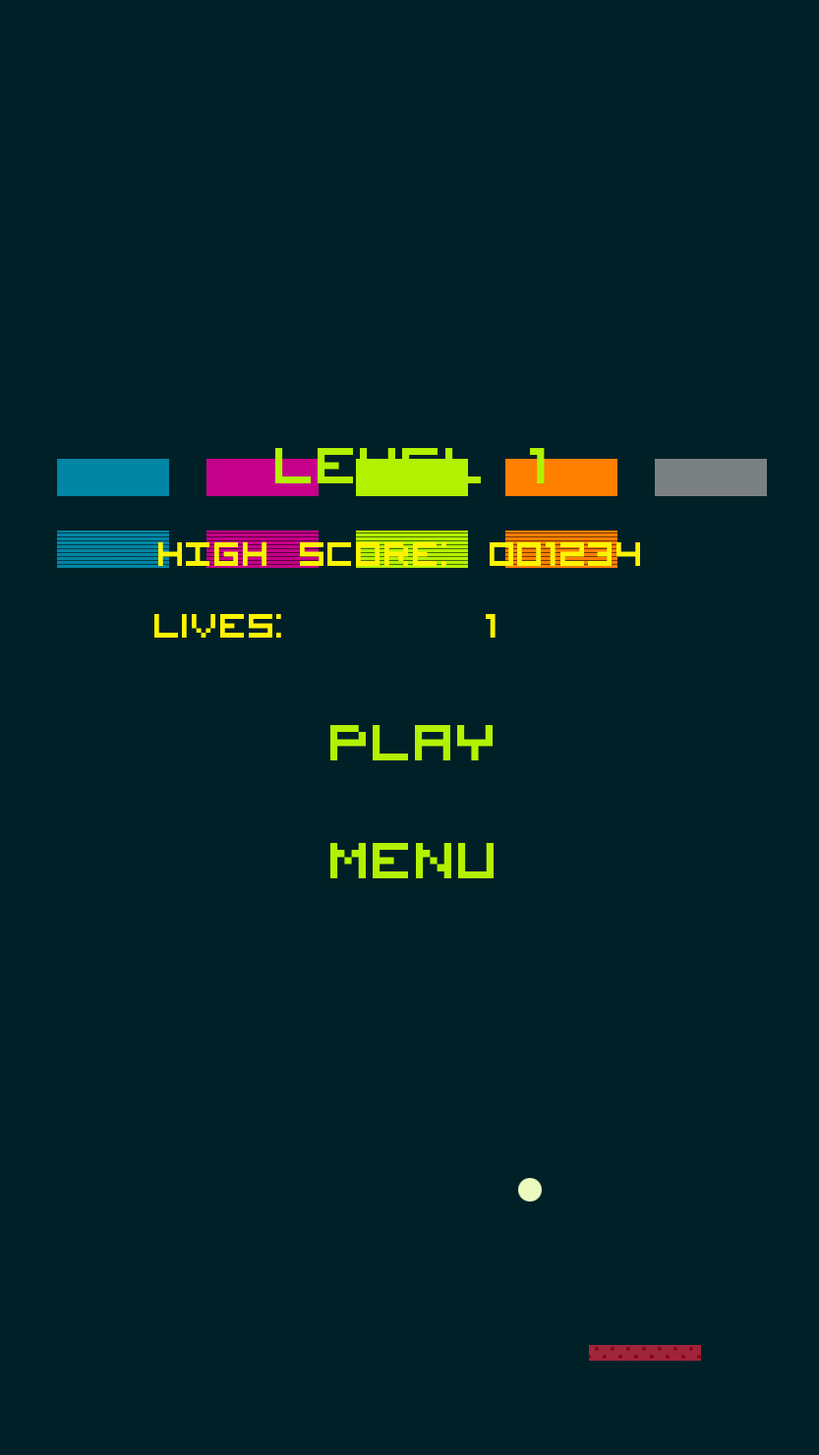
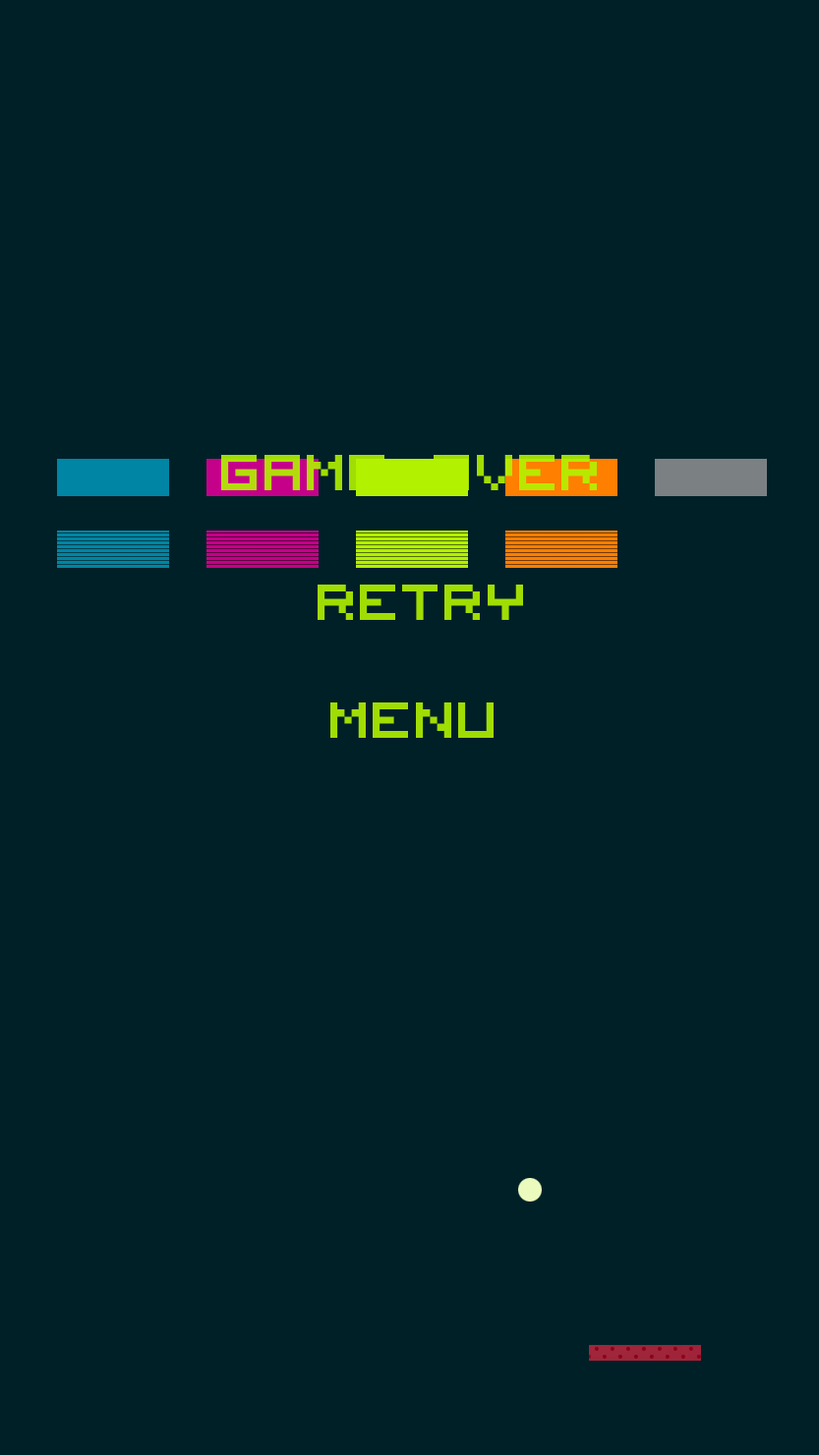
The second w=819, h=1455 image is a revision of the first. Changes to its layers:
added group "PopupGameOver" (90%) with 8 layers above "Popup" over (221, 454, 597, 739)
added group "GameOverPopupMainMenuButton" with 2 layers in group "PopupGameOver" over (330, 702, 494, 739)
added layer "MENU" (1st of 2, in "PopupGameOver" › "GameOverPopupMainMenuButton") in group "GameOverPopupMainMenuButton" over (330, 702, 494, 739)
added group "GameOverPopupPlayButton" with 2 layers in group "PopupGameOver" over (317, 584, 523, 621)
added layer "RETRY" in group "GameOverPopupPlayButton" over (317, 584, 523, 621)
added layer "GAME OVER" in group "PopupGameOver" over (221, 454, 597, 491)
renamed "MainMenuButton" to "NewLevelPopupMainMenuButton", moved it into group "Popup" over (330, 843, 494, 879)
renamed "PlayButton" to "NewLevelPopupPlayButton", moved it into group "Popup" over (330, 725, 493, 761)
moved "LEVEL 1" into group "Popup" over (275, 448, 545, 484)
moved "1" into group "Popup" over (485, 614, 496, 638)
moved "LIVES: 1" into group "Popup" over (154, 614, 282, 638)
moved "001234" into group "Popup" over (489, 542, 640, 567)
moved "HIGH SCORE:" into group "Popup" over (158, 542, 447, 567)
